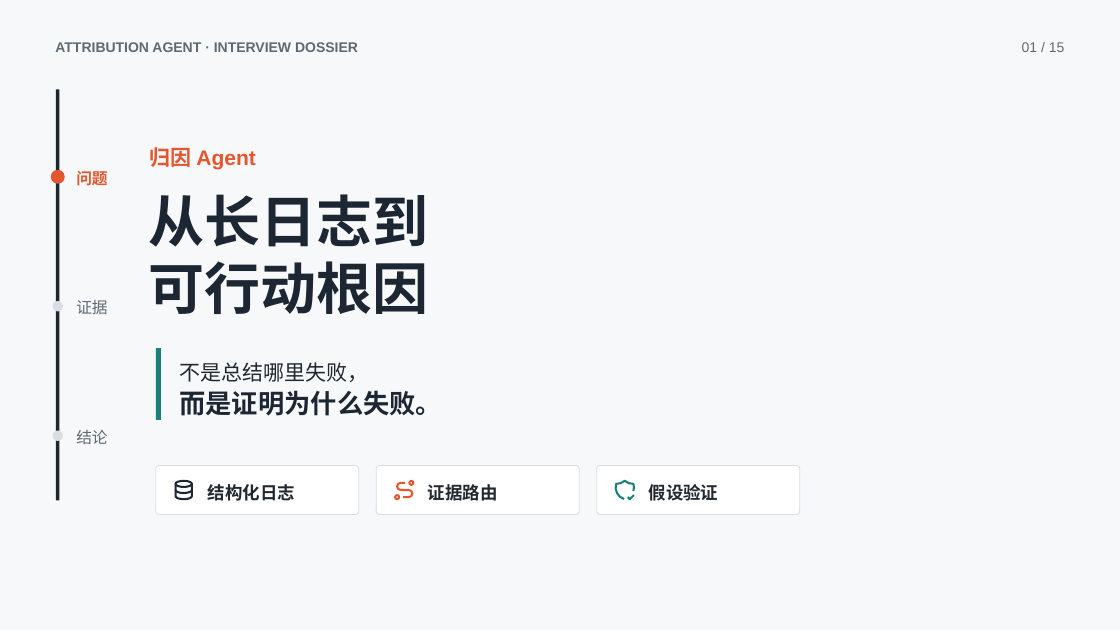
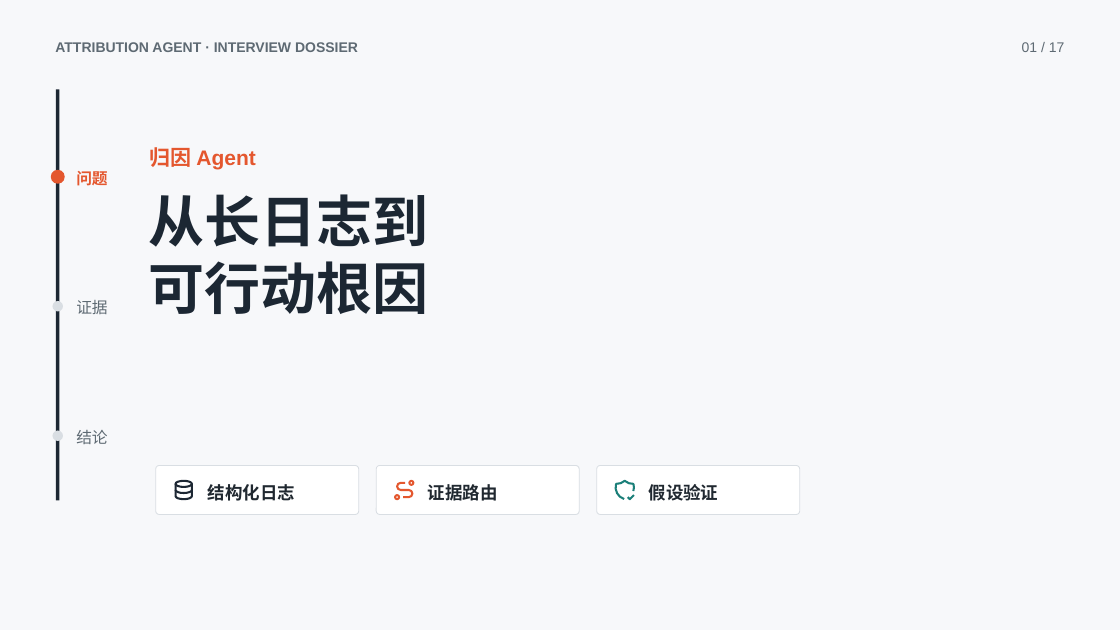
Before and after one commit to Iwtbs27/internship-project-introduction, a slide deck: slide 1 of PPT-MetaGPT/PPT-MetaGPT归因Agent/吕辉煌：归因Agent-PPT.pptx. Drawn at 1120x630 pixels with LibreOffice and Linux fonts; fonts in the diff are those of the drawing. Boxes give left, top, right and bottom in pixels: in the first picture for what was removed or moved away, otherwise in the second. Text is boxed around its words. In the diff, an @@ line names an element or a change of style, - is before the commit and + after.

```diff
--- a/PPT-MetaGPT/PPT-MetaGPT归因Agent/吕辉煌：归因Agent-PPT.pptx
+++ b/PPT-MetaGPT/PPT-MetaGPT归因Agent/吕辉煌：归因Agent-PPT.pptx
@@ text at [1022,42,1065,52]: text changed @@
-01 / 15
+01 / 17
@@ rectangle removed at [155,349,160,420] @@
@@ text removed at [179,362,368,382] @@
-不是总结哪里失败，
@@ text removed at [179,390,442,416] @@
-而是证明为什么失败。
```
Also in this commit, not shown: 13 other slides changed, 2 slides added, 1 slide removed, 8 other files.
